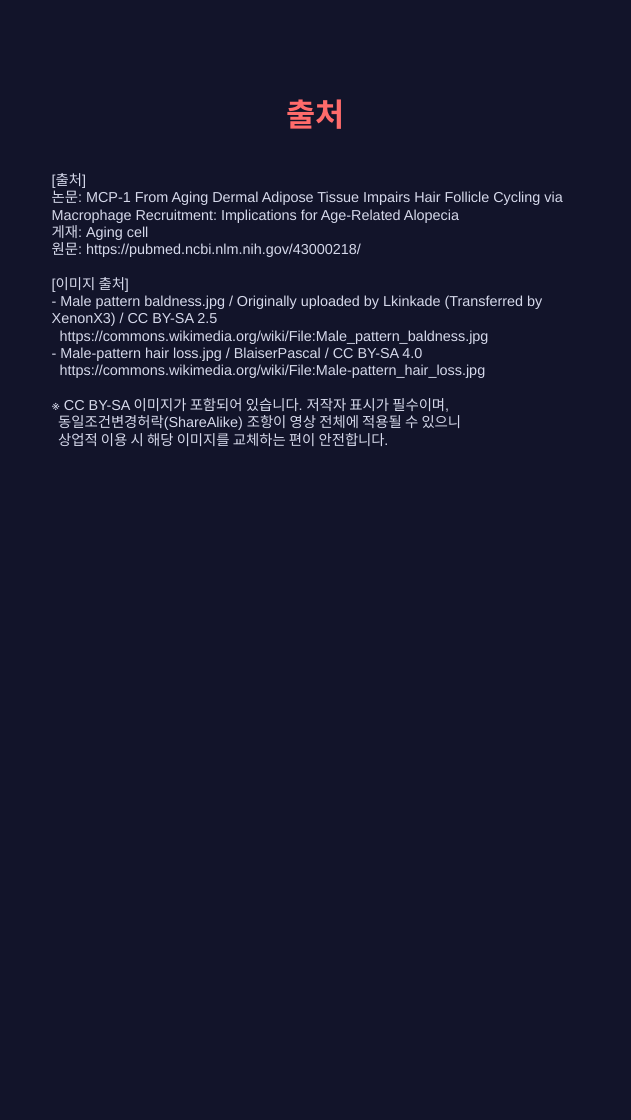
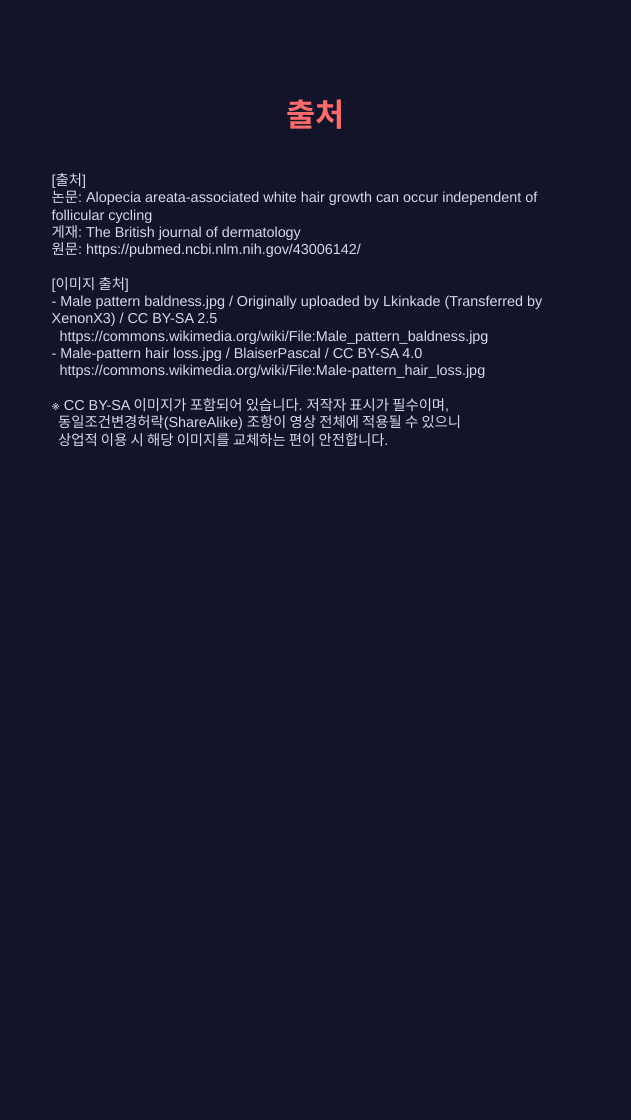
Before and after one commit to hyokang2010-BJ-ANTH/product-builder-test, a slide deck: slide 10 of pwa/data/latest/slides.pptx (slide 9 before the commit). Drawn at 631x1120 pixels with LibreOffice and Linux fonts; fonts in the diff are those of the drawing. Boxes give left, top, right and bottom in pixels: in the first picture for what was removed or moved away, otherwise in the second. Text is boxed around its words. In the diff, an @@ line names an element or a change of style, - is before the commit and + after.

```diff
--- a/pwa/data/latest/slides.pptx
+++ b/pwa/data/latest/slides.pptx
@@ text at [52,173,542,446]: text changed @@
-[출처]
-논문: MCP-1 From Aging Dermal Adipose Tissue Impairs Hair Follicle Cycling via Macrophage Recruitment: Implications for Age-Related Alopecia
-게재: Aging cell
-원문: https://pubmed.ncbi.nlm.nih.gov/43000218/
-[이미지 출처]
-- Male pattern baldness.jpg / Originally uploaded by Lkinkade (Transferred by XenonX3) / CC BY-SA 2.5
-https://commons.wikimedia.org/wiki/File:Male_pattern_baldness.jpg
-- Male-pattern hair loss.jpg / BlaiserPascal / CC BY-SA 4.0
-https://commons.wikimedia.org/wiki/File:Male-pattern_hair_loss.jpg
-※ CC BY-SA 이미지가 포함되어 있습니다. 저작자 표시가 필수이며,
-동일조건변경허락(ShareAlike) 조항이 영상 전체에 적용될 수 있으니
-상업적 이용 시 해당 이미지를 교체하는 편이 안전합니다.
+[출처]
+논문: Alopecia areata-associated white hair growth can occur independent of follicular cycling
+게재: The British journal of dermatology
+원문: https://pubmed.ncbi.nlm.nih.gov/43006142/
+[이미지 출처]
+- Male pattern baldness.jpg / Originally uploaded by Lkinkade (Transferred by XenonX3) / CC BY-SA 2.5
+https://commons.wikimedia.org/wiki/File:Male_pattern_baldness.jpg
+- Male-pattern hair loss.jpg / BlaiserPascal / CC BY-SA 4.0
+https://commons.wikimedia.org/wiki/File:Male-pattern_hair_loss.jpg
+※ CC BY-SA 이미지가 포함되어 있습니다. 저작자 표시가 필수이며,
+동일조건변경허락(ShareAlike) 조항이 영상 전체에 적용될 수 있으니
+상업적 이용 시 해당 이미지를 교체하는 편이 안전합니다.
```
Also in this commit, not shown: 2 other slides changed, 5 slides added, 4 slides removed, 26 other files.
